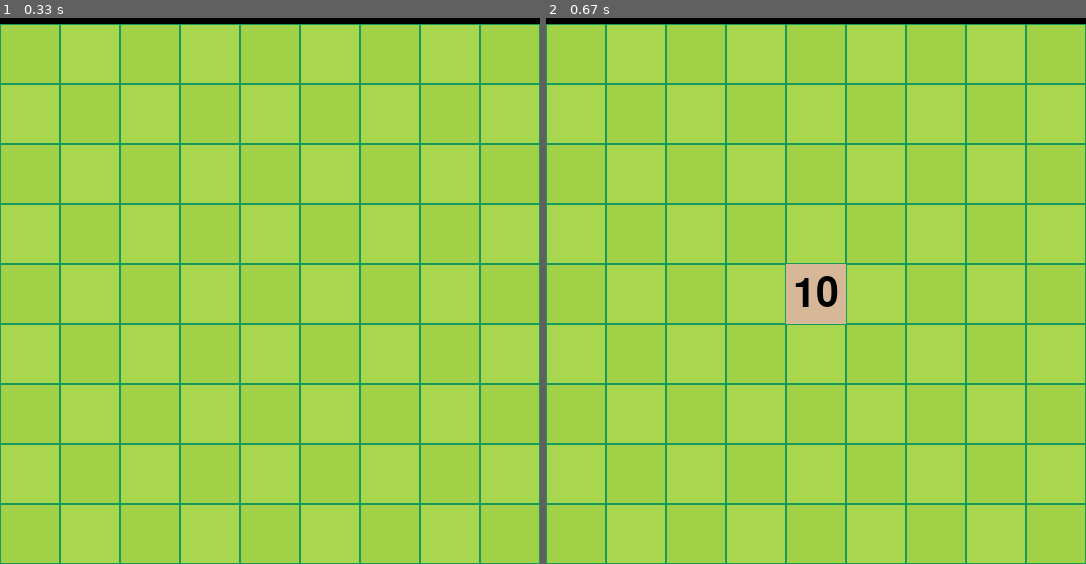
Above: before the commit, frames 1-2 (left to right).
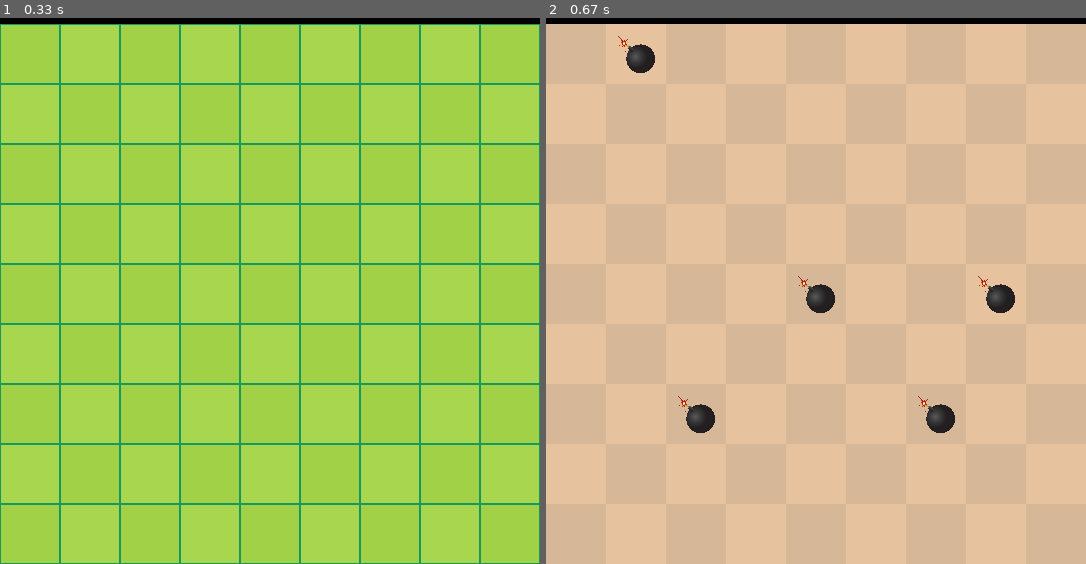
Above: after the commit, the same moments.

Repository: Cr3ativeCod3r/Sapper-OOP_Pygame
Game: pygame game, started from main.py
Two runs of this game, one before a commit and one after it. Both use one fixed random seed, a clock stepped at 60 frames per second and the inputs below.
Inputs (mouse positions are in pixels of both pictures, inside the frame that each line leads up to):
- Up to frame 1 (0.33 s): no input
- Up to frame 2 (0.67 s): click (794, 274) at 0.38 s

Frame 1 is identical in both runs. In frame 2, 98% of the frame differs, in the area x 0-100%, y 1-100%.

Commit message:
bomb uodate

Diff:
--- a/block.py
+++ b/block.py
@@ -1,5 +1,6 @@
 import pygame
 from abc import ABC
+
 
 
 class Block(ABC):
@@ -10,6 +11,7 @@
         self.size = size
         self.rect = pygame.Rect(x, y, size, size)
         self.flag = None
+        self.bomb = None
         self.revealed = False
         self.covered = True
 
@@ -67,7 +69,7 @@
         super().__init__(screen, color, x, y, size)
 
 
-# ================= NUMBER TILE =================
+# ================= NUMBER TILE AND BOMB TILE  =================
 
 
 class Number(Block):
@@ -87,11 +89,16 @@
             self.screen.blit(text_surface, text_rect)
 
 
-# ================= BOMB TILE =================
-
-
 class Bomb(Block):
     type = "Bomb"
 
     def __init__(self, screen, color, x, y, size):
         super().__init__(screen, color, x, y, size)
+        self.image = pygame.image.load("assets/images/bomb.png").convert_alpha()
+        self.image = pygame.transform.scale(self.image, (size, size))
+        self.rect = self.image.get_rect(topleft=(x, y))
+
+    def draw(self):
+        super().draw()
+        if self.revealed:
+            self.screen.blit(self.image, self.rect)
--- /dev/null
+++ b/game_logic.py
@@ -0,0 +1,4 @@
+def show_all(board):
+    for row in board:
+        for block in row:
+            block.clicked()
--- a/main.py
+++ b/main.py
@@ -2,49 +2,48 @@
 from block import Empty, Bomb, Number
 import sys
 import pygame
+import random
+from game_logic import show_all
 
 pygame.init()
-menu_height = 100
-width = 540
-height = 540 + menu_height
-lvl = 9
 
-blocks = []
-block_size = 60
+# ====== CONFIG ======
+MENU_HEIGHT = 100
+GRID_SIZE = 9
+BLOCK_SIZE = 60
+WIDTH = GRID_SIZE * BLOCK_SIZE
+HEIGHT = WIDTH + MENU_HEIGHT
+BOMB_COUNT = 5
 
-new_window = Screen()
-new_window.setWindow(width, height)
+# ====== WINDOW ======
+window = Screen()
+window.setWindow(WIDTH, HEIGHT)
 
-blocks = []
+# ====== CREATE BOARD ======
+board = [[None for _ in range(GRID_SIZE)] for _ in range(GRID_SIZE)]
 
-for i in range(lvl):
-    for j in range(lvl):
-        color = (i+j)%2
-        x = j * block_size
-        y = i * block_size + menu_height
-
-        if color == 1 :
-            block = Empty(new_window.screen, color, x, y, block_size)
-        else:
-            block = Number(new_window.screen, color, x, y, block_size, 10)
+bomb_positions = random.sample(
+    [(r, c) for r in range(GRID_SIZE) for c in range(GRID_SIZE)],
+    BOMB_COUNT
+)
 
 
-        # block = Flag(new_window.screen, color, x, y, block_size)
-        # block = Bomb(new_window.screen, color, x, y, block_size, 10)
+for row in range(GRID_SIZE):
+    for col in range(GRID_SIZE):
+        color = (row + col) % 2
+        x = col * BLOCK_SIZE
+        y = row * BLOCK_SIZE + MENU_HEIGHT
 
-        blocks.append(block)
+        if (row, col) in bomb_positions:
+            block = Bomb(window.screen, color, x, y, BLOCK_SIZE)
+        else:
+            block = Empty(window.screen, color, x, y, BLOCK_SIZE)
 
-for block in blocks:
-    block.draw()
+        board[row][col] = block
 
-
-pygame.display.flip()
-
-
+# ====== GAME LOOP ======
 running = True
 clock = pygame.time.Clock()
-
-
 
 while running:
     for event in pygame.event.get():
@@ -52,22 +51,28 @@
             running = False
 
         if event.type == pygame.MOUSEBUTTONDOWN:
-            mouse_pos = pygame.mouse.get_pos()
+            mouse_x, mouse_y = pygame.mouse.get_pos()
 
-            if event.button == 1:
-                for block in blocks:
-                    if block.rect.collidepoint(mouse_pos) and block.flag is None:
-                        block.clicked()
+            col = mouse_x // BLOCK_SIZE
+            row = (mouse_y - MENU_HEIGHT) // BLOCK_SIZE
 
-            if event.button == 3:
-                for block in blocks:
-                    if block.rect.collidepoint(mouse_pos) and block.revealed == False:
-                        block.put_flag()
+            if 0 <= row < GRID_SIZE and 0 <= col < GRID_SIZE:
+                block = board[row][col]
 
-    new_window.screen.fill((0,0,0))
+                if event.button == 1 and block.flag is None:
+                    block.clicked()
 
-    for block in blocks:
-        block.draw()
+                if event.button == 1 and block.flag is None and block.type == "Bomb":
+                    show_all(board)
+
+                if event.button == 3 and not block.revealed:
+                    block.put_flag()
+
+
+    window.screen.fill((0, 0, 0))
+    for row in board:
+        for block in row:
+            block.draw()
 
     pygame.display.flip()
     clock.tick(60)
Empty file removed: controlPanel.py
Empty file added: control_panel.py
Not shown, added: .DS_Store
Not shown, added: assets/.DS_Store
